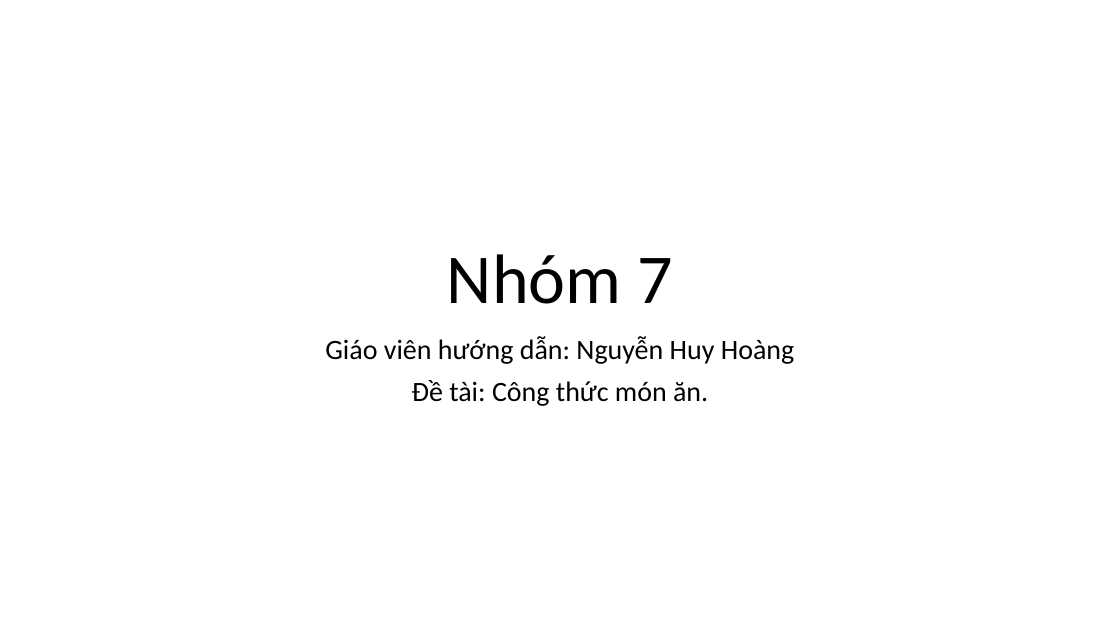
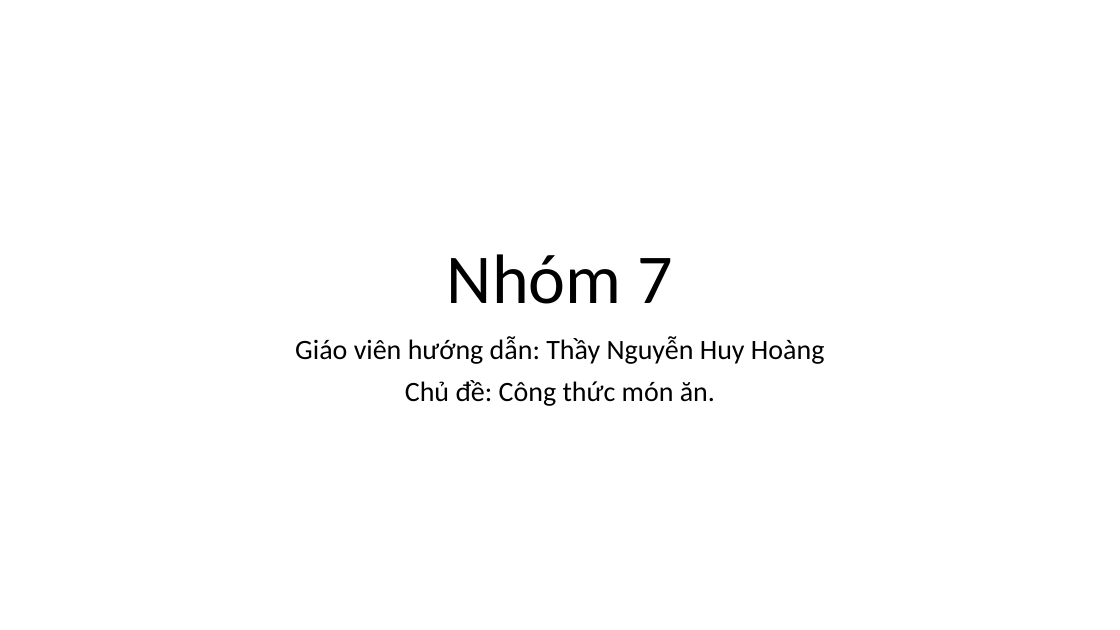
Before and after one commit to GITLEANHVU/recipes_food, a slide deck: slide 1 of pptx-fe2/Thuyet_trinh_nhom_7.pptx. Drawn at 1120x630 pixels with LibreOffice and Linux fonts; fonts in the diff are those of the drawing. Boxes give left, top, right and bottom in pixels: in the first picture for what was removed or moved away, otherwise in the second. Text is boxed around its words. In the diff, an @@ line names an element or a change of style, - is before the commit and + after.

```diff
--- a/pptx-fe2/Thuyet_trinh_nhom_7.pptx
+++ b/pptx-fe2/Thuyet_trinh_nhom_7.pptx
@@ subtitle at (295,336,824,406): text changed @@
-Giáo viên hướng dẫn: Nguyễn Huy Hoàng
-Đề tài: Công thức món ăn.
+Giáo viên hướng dẫn: Thầy Nguyễn Huy Hoàng
+Chủ đề: Công thức món ăn.
```
Also in this commit, not shown: 1 other slide changed, 2 slides added, 24 other files.
